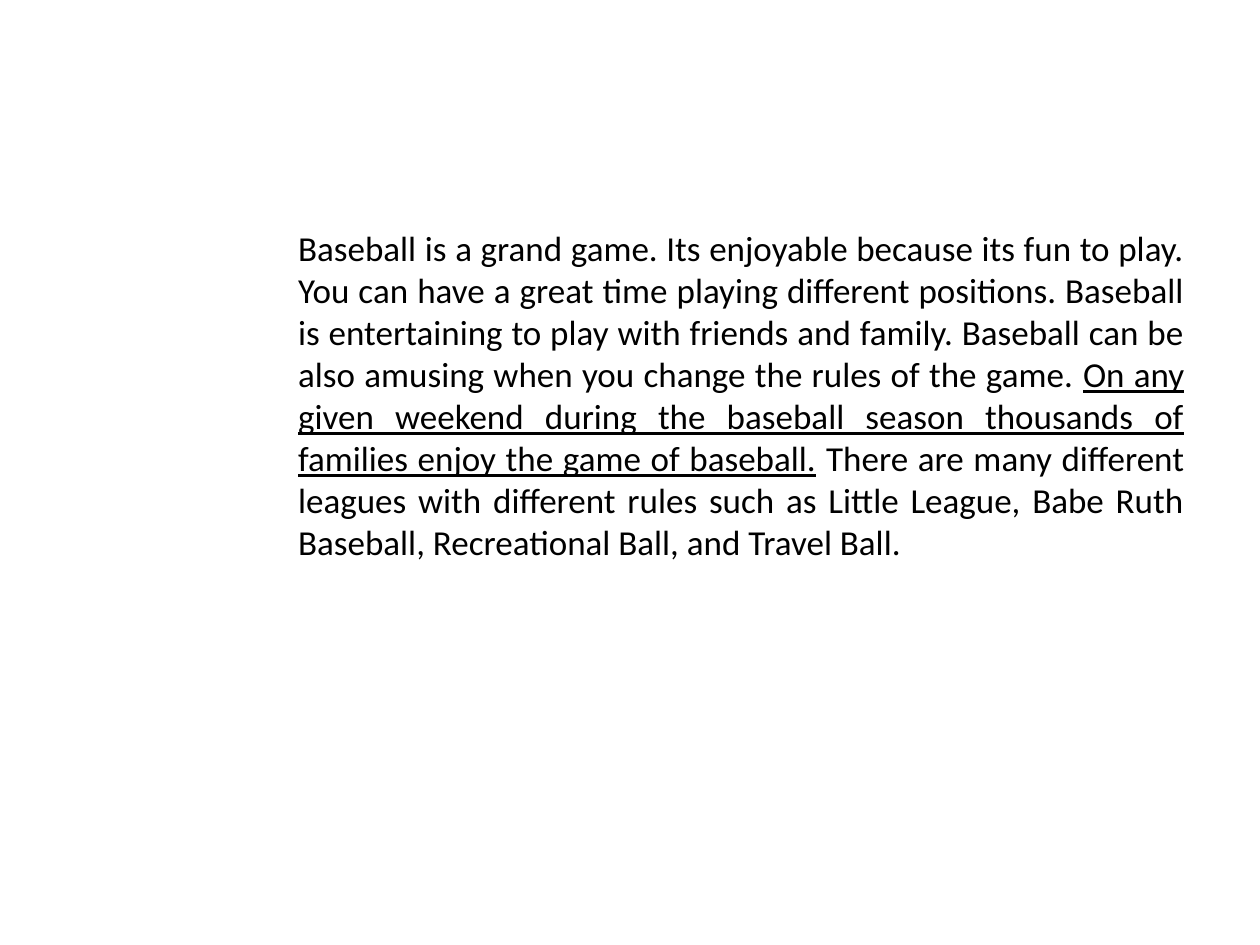
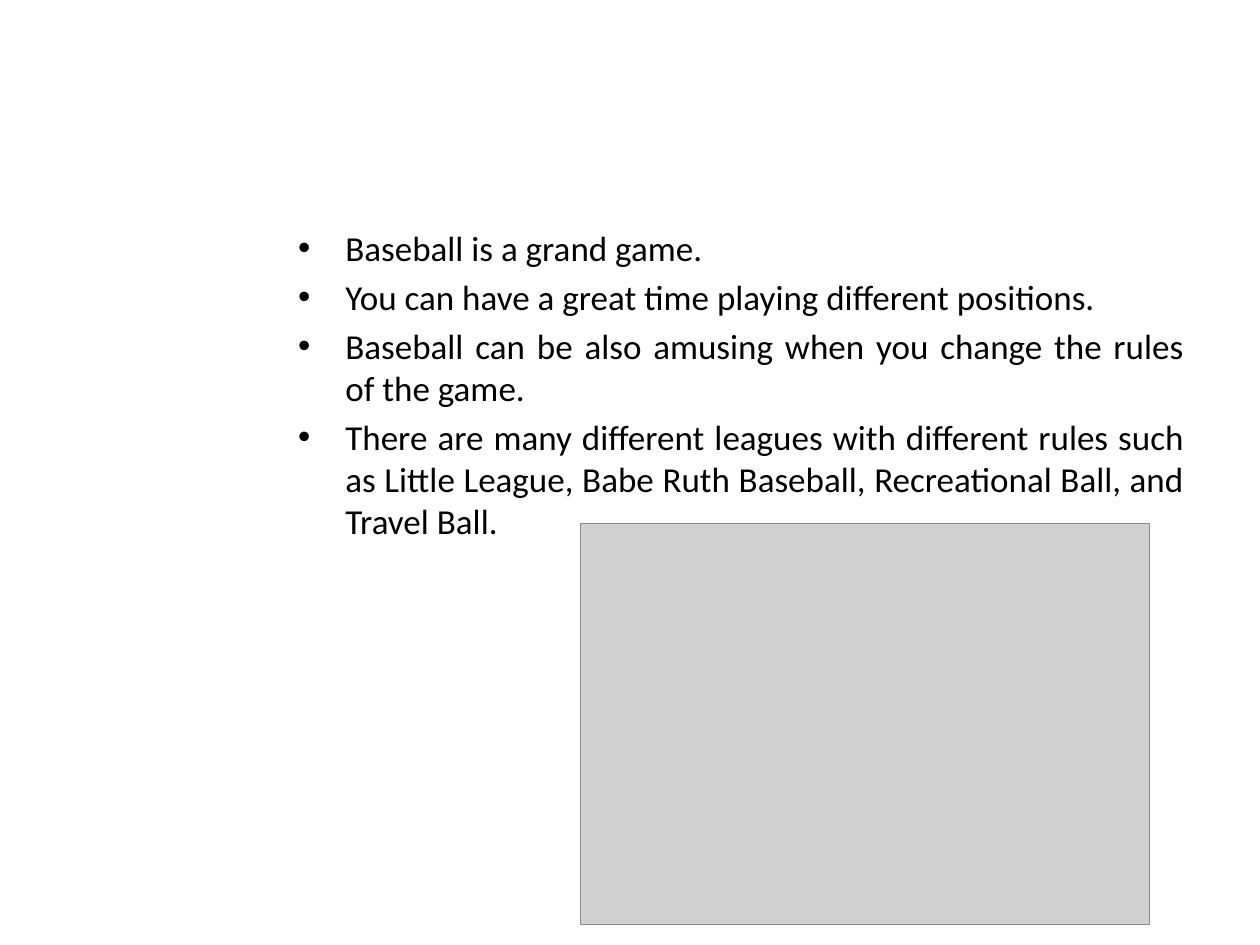
Before and after one commit to galencurley/skewlwork, a slide deck: slide 3 of Liberty University/7th Grade/Language Arts/1.3.5 - Presentation/1.3.5 - Presentation.pptx. Drawn at 1260x945 pixels with LibreOffice and Linux fonts; fonts in the diff are those of the drawing; grey boxes stand for pictures; background and template pictures are left out. Boxes give left, top, right and bottom in pixels: in the first picture for what was removed or moved away, otherwise in the second. Text is boxed around its words. In the diff, an @@ line names an element or a change of style, - is before the commit and + after.

```diff
--- a/Liberty University/7th Grade/Language Arts/1.3.5 - Presentation/1.3.5 - Presentation.pptx
+++ b/Liberty University/7th Grade/Language Arts/1.3.5 - Presentation/1.3.5 - Presentation.pptx
@@ text at (345, 236, 1184, 535): text changed @@
-Baseball is a grand game. Its enjoyable because its fun to play. You can have a great time playing different positions. Baseball is entertaining to play with friends and family. Baseball can be also amusing when you change the rules of the game. On any given weekend during the baseball season thousands of families enjoy the game of baseball. There are many different leagues with different rules such as Little League, Babe Ruth Baseball, Recreational Ball, and Travel Ball.
+• Baseball is a grand game.
+• You can have a great time playing different positions.
+• Baseball can be also amusing when you change the rules of the game.
+• There are many different leagues with different rules such as Little League, Babe Ruth Baseball, Recreational Ball, and Travel Ball.
@@ picture added at (581, 523, 1150, 925) @@
```
Also in this commit, not shown: 4 other slides changed, 1 other file.
